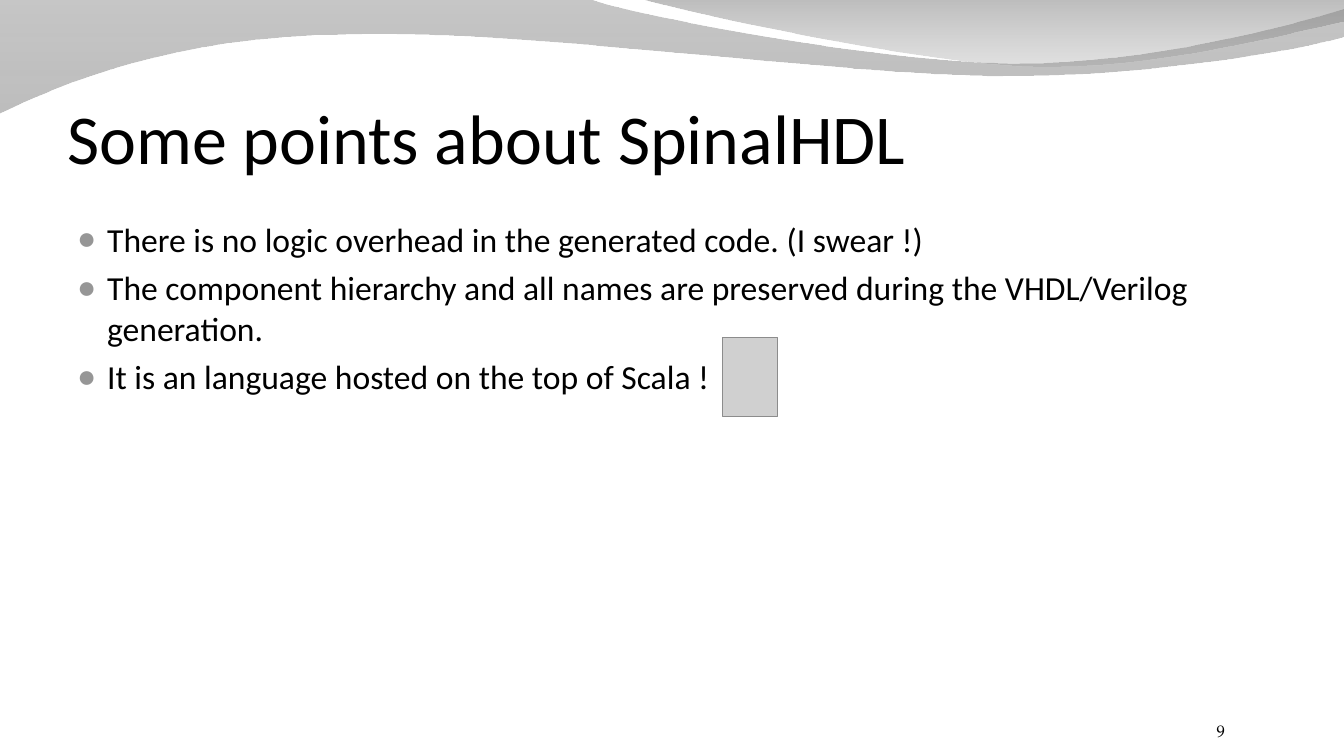
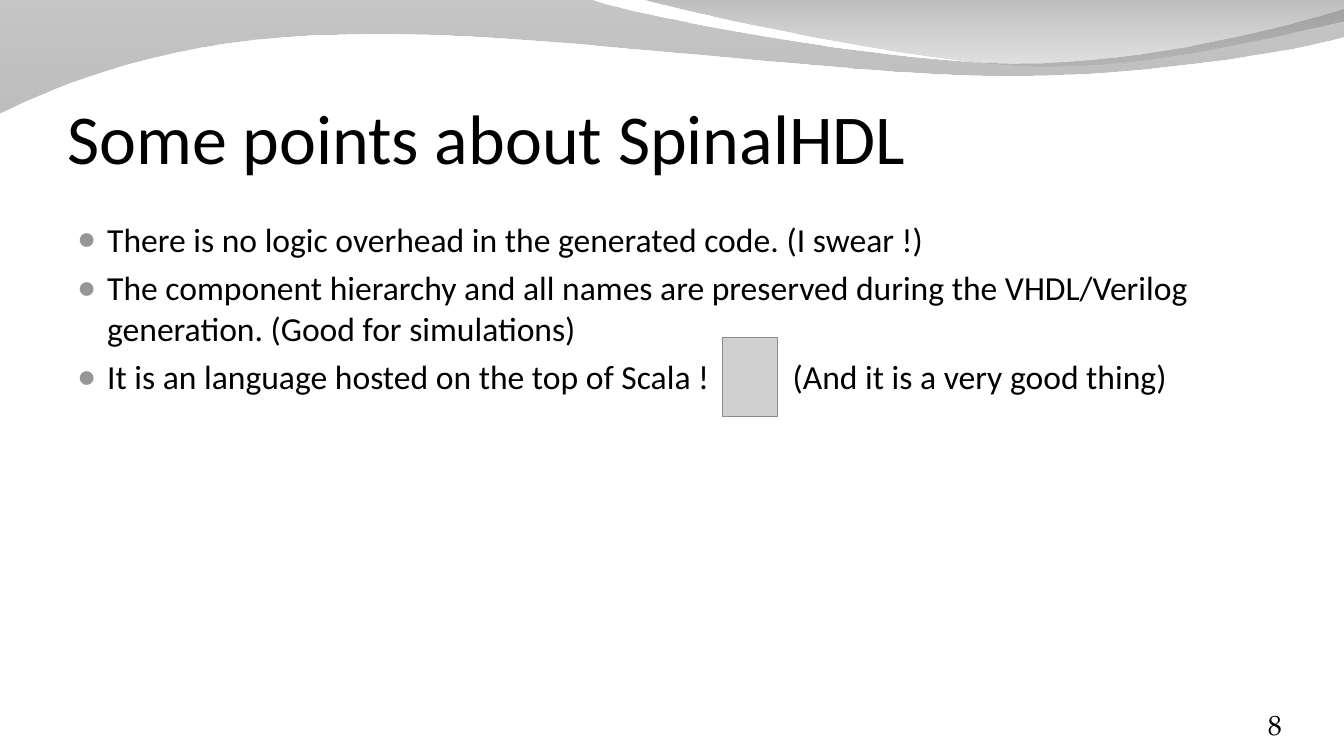
Before and after one commit to SpinalHDL/SpinalDoc, a slide deck: slide 8 of presentation/en/presentation_move_forward.odp (slide 9 before the commit). Drawn at 1344x756 pixels with LibreOffice and Linux fonts; fonts in the diff are those of the drawing; grey boxes stand for pictures; background and template pictures are left out. Boxes give left, top, right and bottom in pixels: in the first picture for what was removed or moved away, otherwise in the second. Text is boxed around its words. In the diff, an @@ line names an element or a change of style, - is before the commit and + after.

```diff
--- a/presentation/en/presentation_move_forward.odp
+++ b/presentation/en/presentation_move_forward.odp
@@ text at (107, 276, 1187, 395): text changed @@
-● The component hierarchy and all names are preserved during the VHDL/Verilog generation.
-● It is an language hosted on the top of Scala !
+● The component hierarchy and all names are preserved during the VHDL/Verilog generation. (Good for simulations)
+● It is an language hosted on the top of Scala ! (And it is a very good thing)
@@ page number added at (1268, 715, 1282, 736), 20 pt, text #000000 @@
+8
@@ page number removed at (1217, 725, 1225, 738) @@
-9
```
Also in this commit, not shown: 33 other slides changed, 5 slides added, 2 slides removed, 1 other file.
